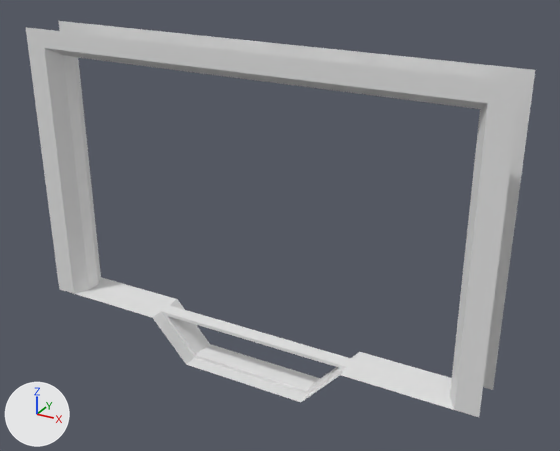
A saved change to the FBX model Content/_Assets/blender/rooms/room_break_01.fbx.
Before and after are seen from a 50 mm camera at (3.88, -6.41, 4.61) aimed at (0.28, 0.14, 1.33). The lights are fixed; the arrows at lower left show +X, +Y and +Z. Where no turn or scale is listed for an object, it has been applied to the vertices.

Objects in the first picture: 'sewer_break_01'.
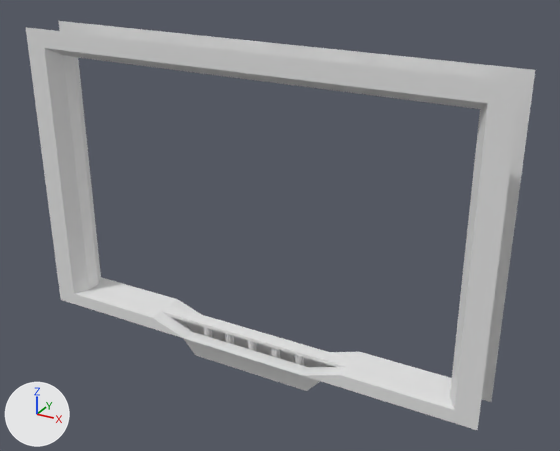
What the commit changed:
me_cube_004 is used by ob_sewer_break_01; location (0.0, 0.0, 2.0).
me_cube_004 had 60 vertices, 50 faces and spanned x -2.64..2.64, y -0.25..0.25, z -2.5..1.2.
me_cube_004 now has 68 vertices, 59 faces and spans x -2.64..2.64, y -0.25..0.25, z -2.46..1.2.
Part 1, on me_cube_004:
4 vertices are removed from x -0.75..0.75, y -0.25..0.25, z -2.5.
6 faces are deleted.
4 vertices in x -0.75..0.75, y -0.08..0.08, z -2.5 move by (0.0, 0.0, 0.35).
4 vertices are added at (-0.75, -0.25, -2.15), (0.75, 0.25, -2.15), (-0.75, 0.25, -2.15), (0.75, -0.25, -2.15).
8 new vertices lie (0.0, 0.0, -0.15) away from vertices in x -2.64..2.64, y -0.25..0.25, z -2.0.
15 new faces join them.
Mesh me_cylinder is new.
It has 64 vertices, 32 faces and spans x -0.05..0.05, y -0.05..0.05, z -0.239..0.239.
Object 'Cylinder' (ob_cylinder) is new; it shows me_cylinder.
Its location is (0.0, 0.0, -0.254).
Object 'Cylinder.004' (ob_cylinder_004) is new; it shows a copy of me_cylinder.
Its location is (0.6, 0.0, -0.254).
Object 'Cylinder.001' (ob_cylinder_001) is new; it shows a copy of me_cylinder.
Its location is (-0.3, 0.0, -0.254).
Object 'Cylinder.002' (ob_cylinder_002) is new; it shows a copy of me_cylinder.
Its location is (-0.6, 0.0, -0.254).
Object 'Cylinder.003' (ob_cylinder_003) is new; it shows a copy of me_cylinder.
Its location is (0.3, 0.0, -0.254).

Changed parts and their boxes [x1, y1, x2, y2] in the pictures (560 x 451 px):
'sewer_break_01', reshaped: before [26, 21, 535, 417]; after [26, 21, 535, 430]
'Cylinder.004', added: after [295, 355, 304, 389]
'Cylinder.003', added: after [271, 347, 280, 381]
'Cylinder', added: after [248, 340, 257, 351]
'Cylinder.001', added: after [225, 333, 234, 344]
'Cylinder.002', added: after [203, 327, 212, 359]
part 1 of me_cube_004, built on: before [153, 299, 358, 402]; after [59, 289, 493, 430]
